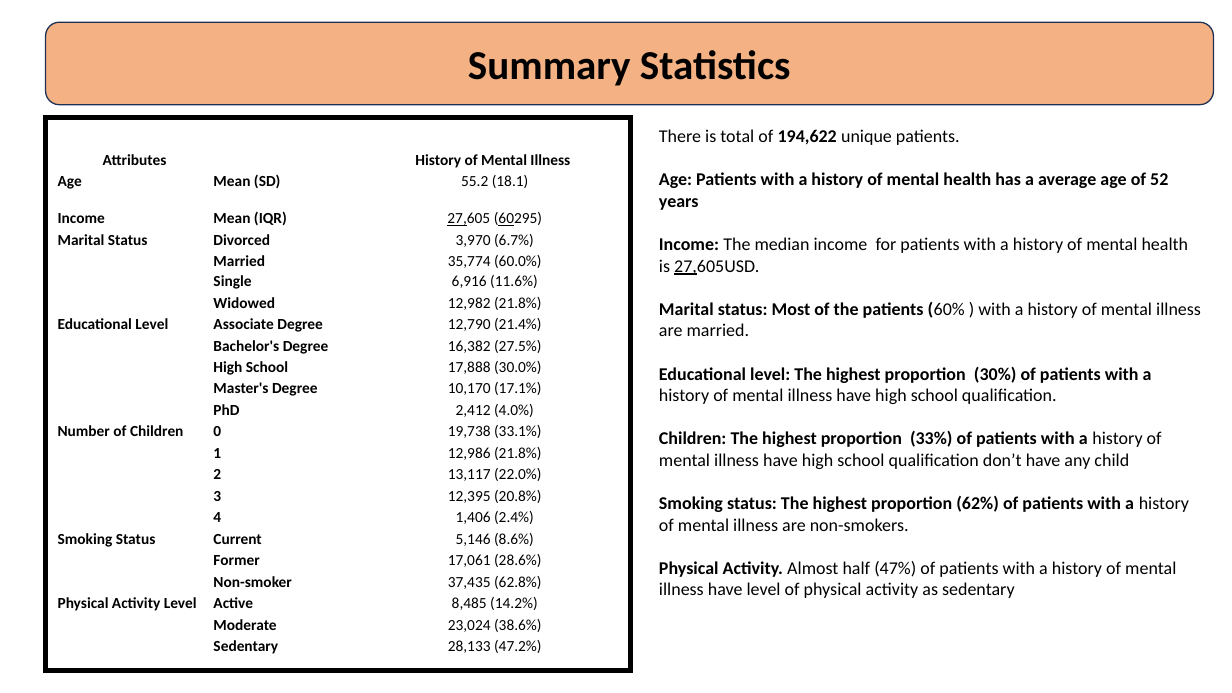
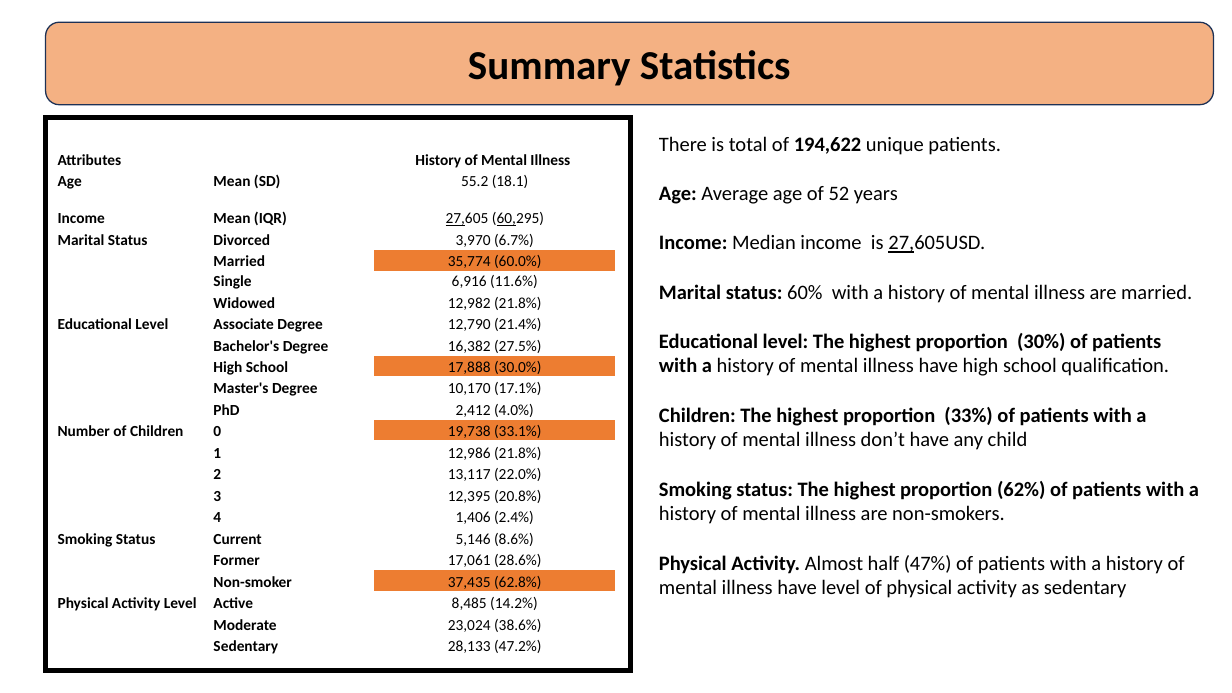
Before and after one commit to hnanji/PREDICTING-MH, a slide deck: slide 4 of reports/mental.health.pptx (slide 3 before the commit). Drawn at 1232x693 pixels with LibreOffice and Linux fonts; fonts in the diff are those of the drawing. Boxes give left, top, right and bottom in pixels: in the first picture for what was removed or moved away, otherwise in the second. Text is boxed around its words. In the diff, an @@ line names an element or a change of style, - is before the commit and + after.

```diff
--- a/reports/mental.health.pptx
+++ b/reports/mental.health.pptx
@@ table at [56, 127, 616, 658] @@
-row 4, column 4: 27,605 (60295)
+row 4, column 4: 27,605 (60,295)
@@ fill #FFFFFF to #ED7D31 in 4 cells @@
@@ alignment centre to left @@
@@ text "There is total of 194,622 ...": place and size @@
-text "There is total of 194,622 ..." at [659, 129, 1201, 598]
+text "There is total of 194,622 ..." at [659, 136, 1199, 598]
@@ text at [659, 136, 1199, 598]: size 14 to 16 pt in "There is total of 194,622 unique patients.", "Educational level: The highest proportion (30%) of ...", "Smoking status: The highest proportion (62%) of ...", "Physical Activity. Almost half (47%) of patients ..." @@
@@ text at [659, 186, 1192, 303]: text changed; size 14 to 16 pt @@
-Age: Patients with a history of mental health has a average age of 52 years
-Income: The median income for patients with a history of mental health is 27,605USD.
-Marital status: Most of the patients (60% ) with a history of mental illness are married.
+Age: Average age of 52 years
+Income: Median income is 27,605USD.
+Marital status: 60% with a history of mental illness are married.
@@ text at [659, 407, 1146, 450]: text changed; size 14 to 16 pt; bold on @@
-Children: The highest proportion (33%) of patients with a history of mental illness have high school qualification don’t have any child
+Children: The highest proportion (33%) of patients with a history of mental illness don’t have any child
```
Also in this commit, not shown: 16 other slides changed, 4 slides added, 2 slides removed.
